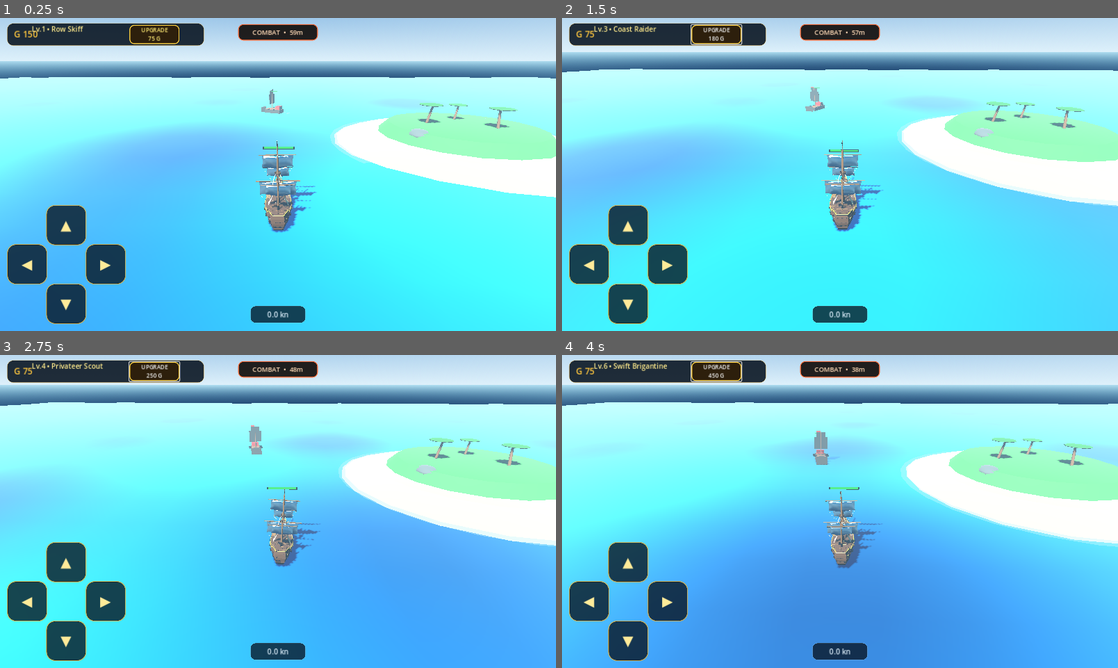
Above: before the commit, frames 1-4 (two rows, left to right).
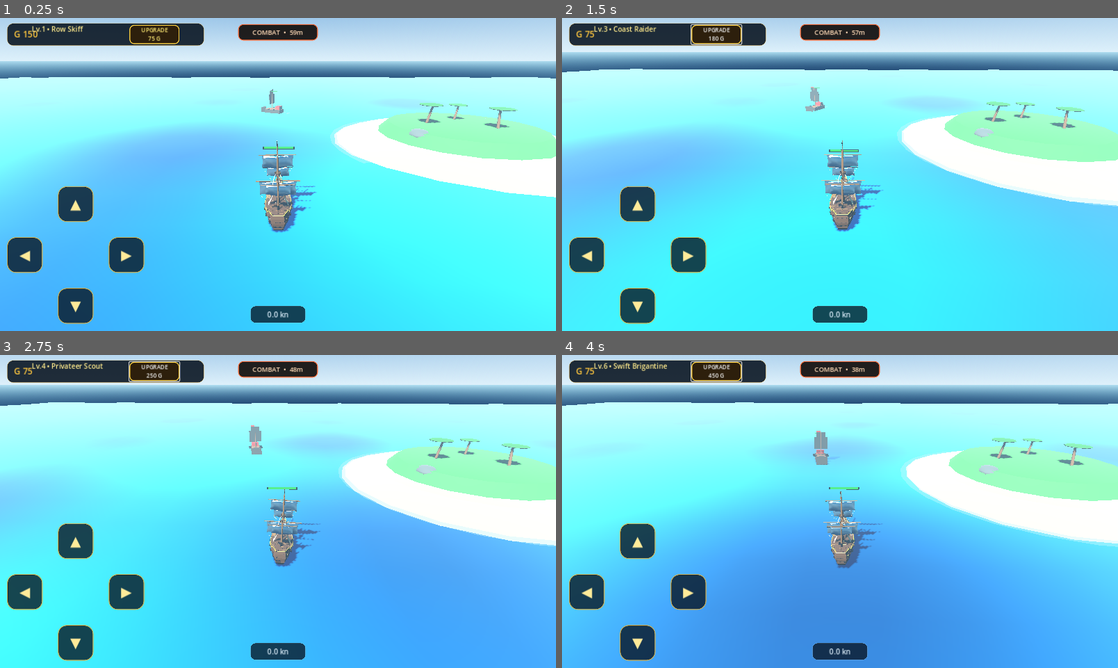
Above: after the commit, the same moments.

Repository: za99405com-ui/Pirate-Seasonline
Game: Godot game, scene res://scenes/world/world.tscn
Two runs of this game, one before a commit and one after it. Both use one fixed random seed, a clock stepped at 60 frames per second and the inputs below.
Inputs:
- Up to frame 1 (0.25 s): no input
- Up to frame 2 (1.5 s): click "UPGRADE 75 G" at 0.5 s; click "UPGRADE 120 G" at 1.25 s
- Up to frame 3 (2.75 s): click "UPGRADE 180 G" at 2 s
- Up to frame 4 (4 s): click "UPGRADE 250 G" at 2.75 s; click "UPGRADE 340 G" at 3.5 s

The runs differ from the first frame. In frame 1, 3.6% of the frame differs, in the area x 1-26%, y 53-98%; in frame 2, 3.6%; in frame 3, 3.6%; in frame 4, 3.6%.

Commit message:
controls: preserve throttle while dragging and space arrows apart

Diff:
--- a/godot_game/scripts/ui/hud.gd
+++ b/godot_game/scripts/ui/hud.gd
@@ -32,7 +32,9 @@
 var dpad_left_held: bool = false
 var dpad_right_held: bool = false
 var dpad_touch_vectors: Dictionary = {}
+var dpad_touch_modes: Dictionary = {}
 var mouse_dpad_active: bool = false
+var mouse_dpad_mode: String = ""
 var mouse_dpad_vector: Vector2 = Vector2.ZERO
 
 func _ready() -> void:
@@ -153,8 +155,8 @@
 		return
 
 	var viewport_size: Vector2 = get_viewport().get_visible_rect().size
-	var dpad_size: float = clampf(viewport_size.y * 0.38, 238.0, 310.0)
-	var button_size: float = dpad_size * 0.34
+	var dpad_size: float = clampf(viewport_size.y * 0.44, 270.0, 350.0)
+	var button_size: float = dpad_size * 0.26
 	var center: float = dpad_size * 0.5
 	var half_button: float = button_size * 0.5
 	var far: float = dpad_size - button_size
@@ -178,65 +180,77 @@
 	button.custom_minimum_size = Vector2(button_size, button_size)
 
 func _input(event: InputEvent) -> void:
-	# A finger must START on one of the four arrows. After that, sliding around the
-	# pad continuously mixes throttle + rudder, e.g. forward -> forward/right.
+	# Start on one of the four arrows. If the finger starts on forward/back,
+	# sliding sideways keeps full throttle and adds rudder instead of weakening speed.
 	if event is InputEventScreenTouch:
 		var touch := event as InputEventScreenTouch
 		if touch.pressed:
-			if _is_on_dpad_button(touch.position):
-				dpad_touch_vectors[touch.index] = _dpad_vector_from_position(touch.position)
+			var mode := _dpad_start_mode(touch.position)
+			if not mode.is_empty():
+				dpad_touch_modes[touch.index] = mode
+				dpad_touch_vectors[touch.index] = _dpad_vector_for_drag(mode, touch.position)
 				get_viewport().set_input_as_handled()
 		else:
-			if dpad_touch_vectors.has(touch.index):
+			if dpad_touch_modes.has(touch.index):
+				dpad_touch_modes.erase(touch.index)
 				dpad_touch_vectors.erase(touch.index)
 				get_viewport().set_input_as_handled()
 		_refresh_dpad_input()
 	elif event is InputEventScreenDrag:
 		var drag := event as InputEventScreenDrag
-		if dpad_touch_vectors.has(drag.index):
-			dpad_touch_vectors[drag.index] = _dpad_vector_from_position(drag.position)
+		if dpad_touch_modes.has(drag.index):
+			var mode := String(dpad_touch_modes[drag.index])
+			dpad_touch_vectors[drag.index] = _dpad_vector_for_drag(mode, drag.position)
 			get_viewport().set_input_as_handled()
 			_refresh_dpad_input()
 	elif event is InputEventMouseButton:
 		var mouse := event as InputEventMouseButton
 		if mouse.button_index == MOUSE_BUTTON_LEFT:
-			if mouse.pressed and _is_on_dpad_button(mouse.position):
-				mouse_dpad_active = true
-				mouse_dpad_vector = _dpad_vector_from_position(mouse.position)
+			if mouse.pressed:
+				mouse_dpad_mode = _dpad_start_mode(mouse.position)
+				mouse_dpad_active = not mouse_dpad_mode.is_empty()
+				if mouse_dpad_active:
+					mouse_dpad_vector = _dpad_vector_for_drag(mouse_dpad_mode, mouse.position)
 			else:
 				mouse_dpad_active = false
+				mouse_dpad_mode = ""
 				mouse_dpad_vector = Vector2.ZERO
 			_refresh_dpad_input()
 	elif event is InputEventMouseMotion and mouse_dpad_active:
 		var motion := event as InputEventMouseMotion
-		mouse_dpad_vector = _dpad_vector_from_position(motion.position)
+		mouse_dpad_vector = _dpad_vector_for_drag(mouse_dpad_mode, motion.position)
 		_refresh_dpad_input()
 
-func _is_on_dpad_button(screen_position: Vector2) -> bool:
-	for button in [dpad_up, dpad_down, dpad_left, dpad_right]:
-		if button and button.get_global_rect().has_point(screen_position):
-			return true
-	return false
-
-func _dpad_vector_from_position(screen_position: Vector2) -> Vector2:
+func _dpad_start_mode(screen_position: Vector2) -> String:
+	if dpad_up and dpad_up.get_global_rect().has_point(screen_position):
+		return "up"
+	if dpad_down and dpad_down.get_global_rect().has_point(screen_position):
+		return "down"
+	if dpad_left and dpad_left.get_global_rect().has_point(screen_position):
+		return "left"
+	if dpad_right and dpad_right.get_global_rect().has_point(screen_position):
+		return "right"
+	return ""
+
+func _dpad_vector_for_drag(mode: String, screen_position: Vector2) -> Vector2:
 	if not dpad_root:
 		return Vector2.ZERO
 
 	var rect: Rect2 = dpad_root.get_global_rect()
 	var center: Vector2 = rect.position + rect.size * 0.5
-	var offset: Vector2 = screen_position - center
-	var radius: float = maxf(minf(rect.size.x, rect.size.y) * 0.5, 1.0)
-	var vector: Vector2 = offset / radius
-
-	if vector.length() > 1.0:
-		vector = vector.normalized()
-
-	# Keep a strong forward/back component when the finger starts moving sideways.
-	if absf(vector.x) < 0.08:
-		vector.x = 0.0
-	if absf(vector.y) < 0.08:
-		vector.y = 0.0
-	return vector
+	var horizontal_range: float = maxf(rect.size.x * 0.44, 1.0)
+	var steer: float = clampf((screen_position.x - center.x) / horizontal_range, -1.0, 1.0)
+
+	match mode:
+		"up":
+			return Vector2(steer * 0.68, -1.0)
+		"down":
+			return Vector2(steer * 0.68, 1.0)
+		"left":
+			return Vector2(-1.0, 0.0)
+		"right":
+			return Vector2(1.0, 0.0)
+	return Vector2.ZERO
 
 func _refresh_dpad_input() -> void:
 	var combined := Vector2.ZERO
@@ -245,8 +259,10 @@
 			combined += value as Vector2
 	if mouse_dpad_active:
 		combined += mouse_dpad_vector
-	if combined.length() > 1.0:
-		combined = combined.normalized()
+
+	# Clamp each axis separately: forward + rudder must keep full forward throttle.
+	combined.x = clampf(combined.x, -1.0, 1.0)
+	combined.y = clampf(combined.y, -1.0, 1.0)
 
 	dpad_left_held = combined.x < -0.18
 	dpad_right_held = combined.x > 0.18
